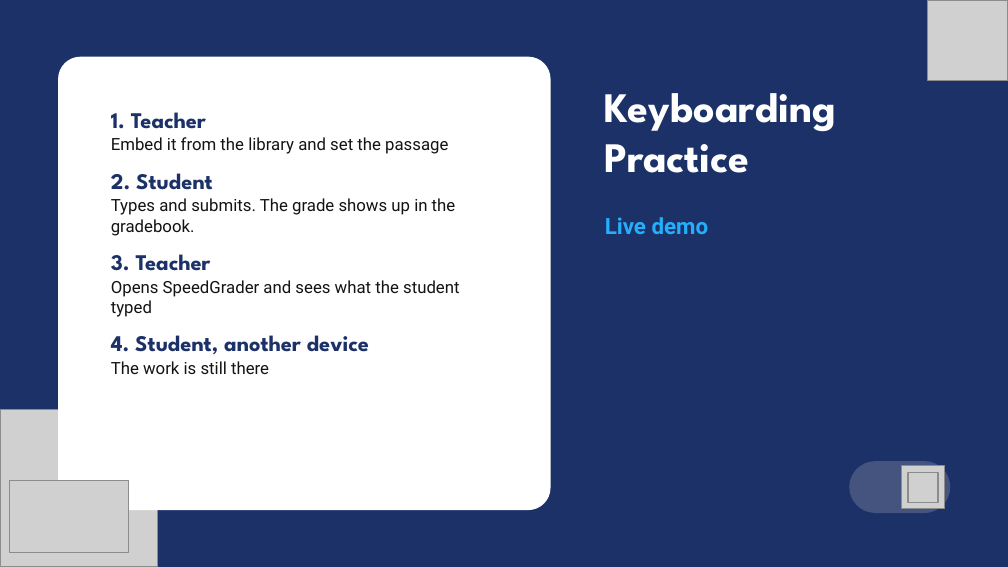
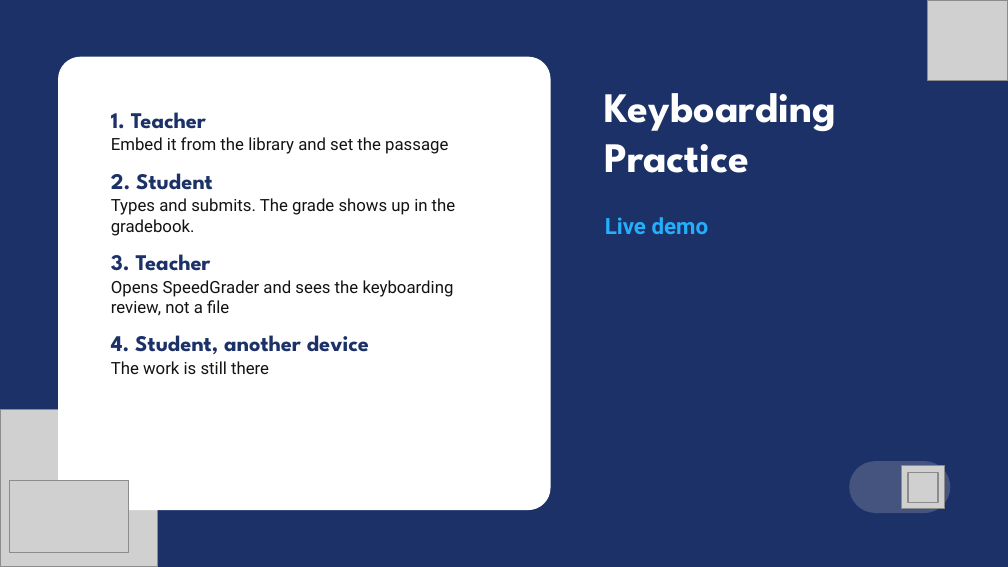
Before and after one commit to VirtualArkansasOrg/zest-spec, a slide deck: slide 9 of presentations/2026-vlla/deck/zest-vlla-2026.pptx. Drawn at 1008x567 pixels with LibreOffice and Linux fonts; fonts in the diff are those of the drawing; grey boxes stand for pictures. Boxes give left, top, right and bottom in pixels: in the first picture for what was removed or moved away, otherwise in the second. Text is boxed around its words. In the diff, an @@ line names an element or a change of style, - is before the commit and + after.

```diff
--- a/presentations/2026-vlla/deck/zest-vlla-2026.pptx
+++ b/presentations/2026-vlla/deck/zest-vlla-2026.pptx
@@ text at bbox=[111, 280, 454, 315]: text changed @@
-Opens SpeedGrader and sees what the student typed
+Opens SpeedGrader and sees the keyboarding review, not a file
```
Also in this commit, not shown: 9 other slides changed, 1 slide added, 14 other files.
